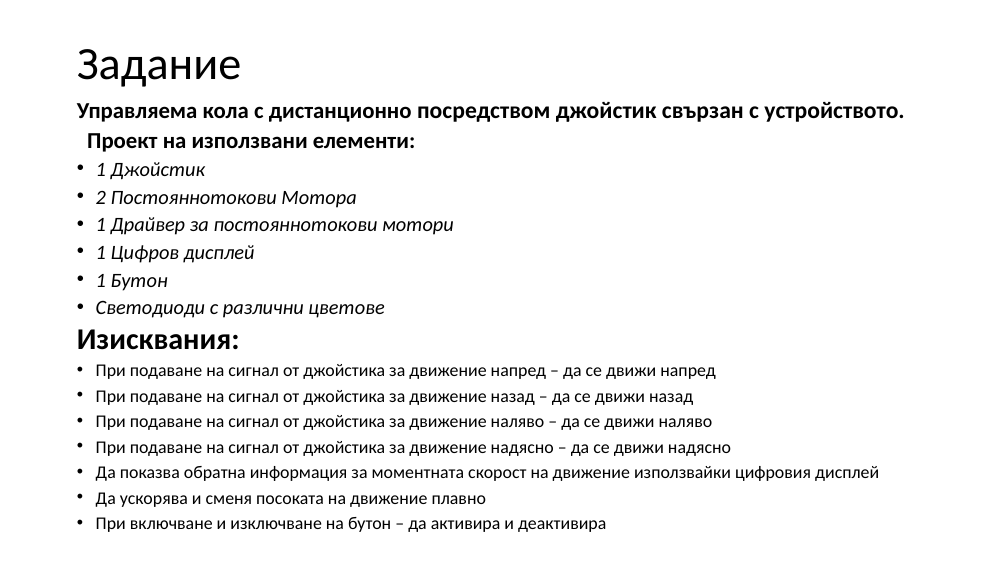
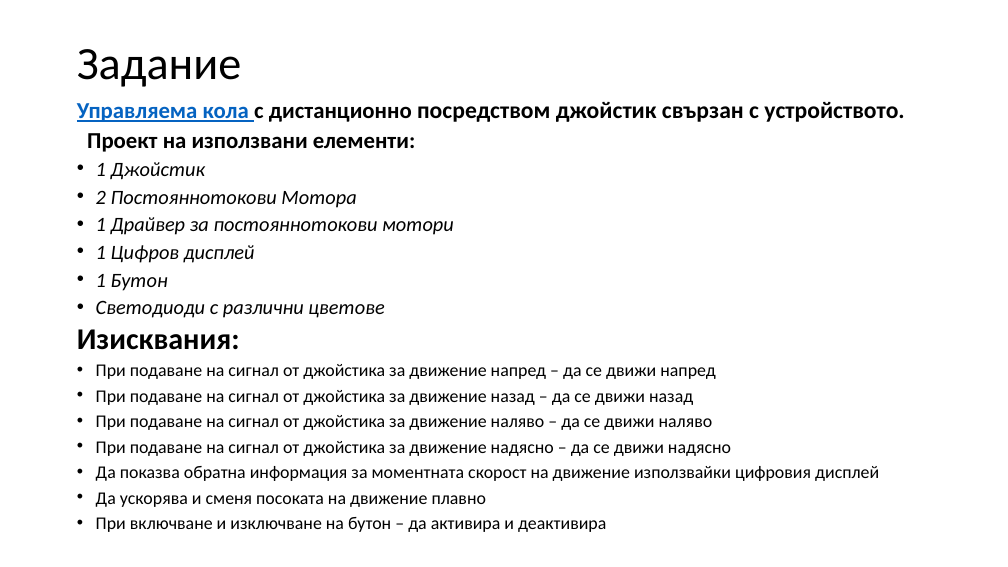
Before and after one commit to PavelKanazirev/arduino, a slide deck: slide 3 of docs/Presentation/ProjectKosmatko.pptx. Drawn at 1008x567 pixels with LibreOffice and Linux fonts; fonts in the diff are those of the drawing. Boxes give left, top, right and bottom in pixels: in the first picture for what was removed or moved away, otherwise in the second. Text is boxed around its words. In the diff, an @@ line names an element or a change of style, - is before the commit and + after.

```diff
--- a/docs/Presentation/ProjectKosmatko.pptx
+++ b/docs/Presentation/ProjectKosmatko.pptx
@@ text at (77,102,904,122): text colour #000000 to #0563C1, underline on in "Управляема кола" @@
```
Also in this commit, not shown: 2 other slides changed.
